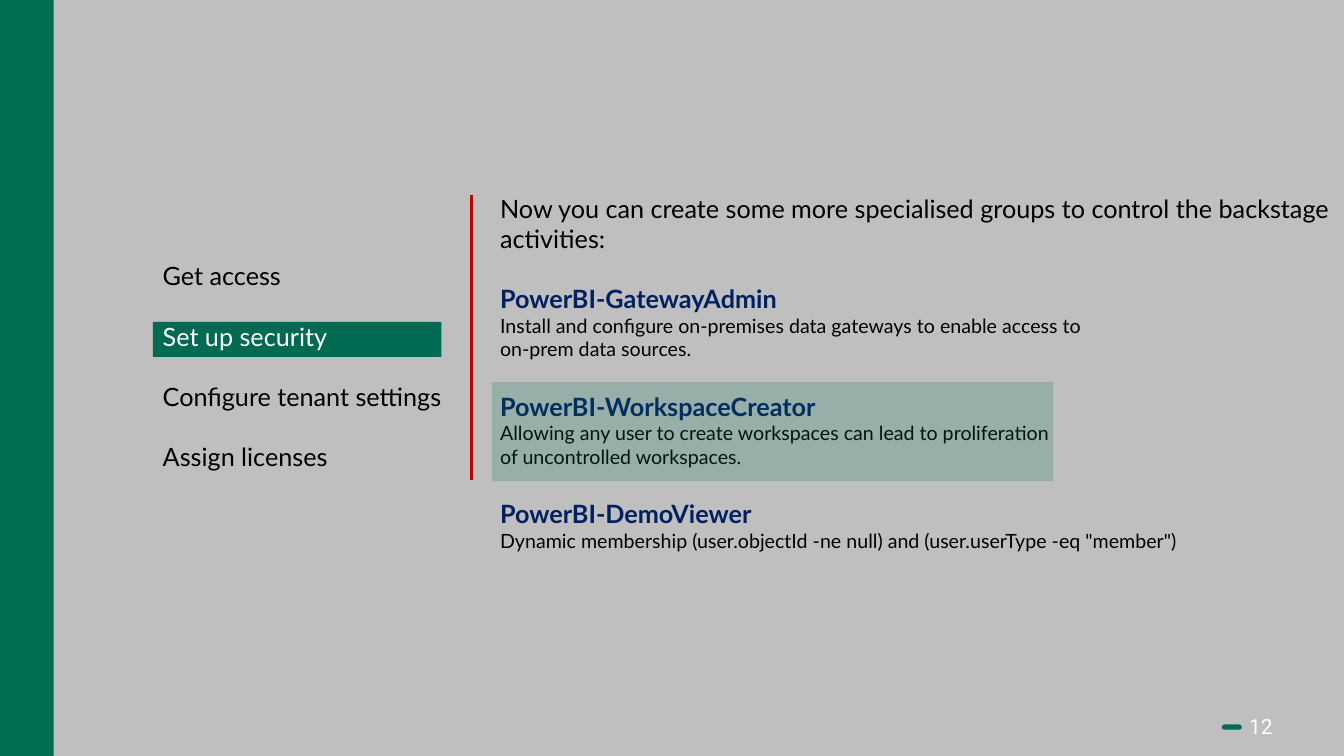
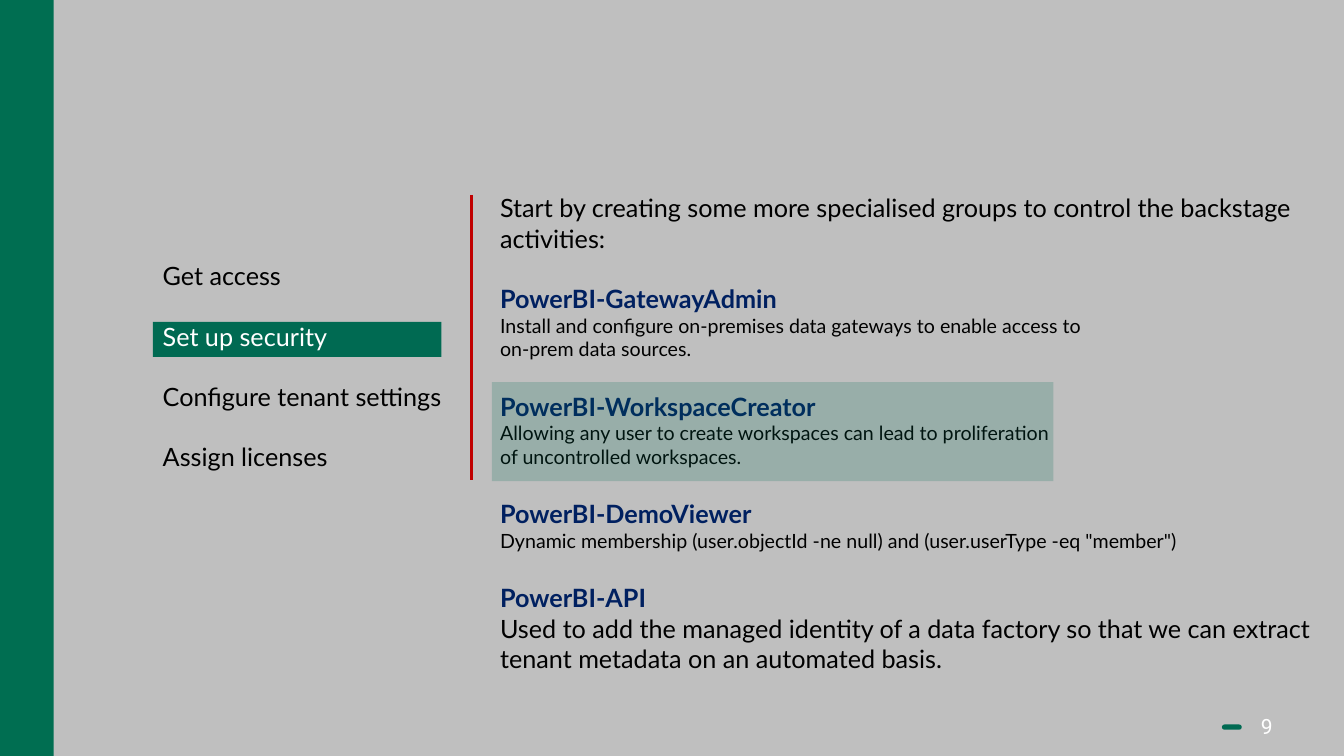
Before and after one commit to Bedrock-Data/Presentations, a slide deck: slide 9 of Power BI Admin - no animations.pptx (slide 12 before the commit). Drawn at 1344x756 pixels with LibreOffice and Linux fonts; fonts in the diff are those of the drawing. Boxes give left, top, right and bottom in pixels: in the first picture for what was removed or moved away, otherwise in the second. Text is boxed around its words. In the diff, an @@ line names an element or a change of style, - is before the commit and + after.

```diff
--- a/Power BI Admin - no animations.pptx
+++ b/Power BI Admin - no animations.pptx
@@ text at (500, 198, 1290, 248): text changed @@
-Now you can create some more specialised groups to control the backstage activities:
+Start by creating some more specialised groups to control the backstage activities:
@@ text at (500, 588, 1310, 668): paragraphs added @@
+PowerBI-API
+Used to add the managed identity of a data factory so that we can extract tenant metadata on an automated basis.
@@ page number at (1261, 719, 1273, 734): text changed @@
-12
+9
```
Also in this commit, not shown: 15 other slides changed, 1 slide added, 6 slides removed.
